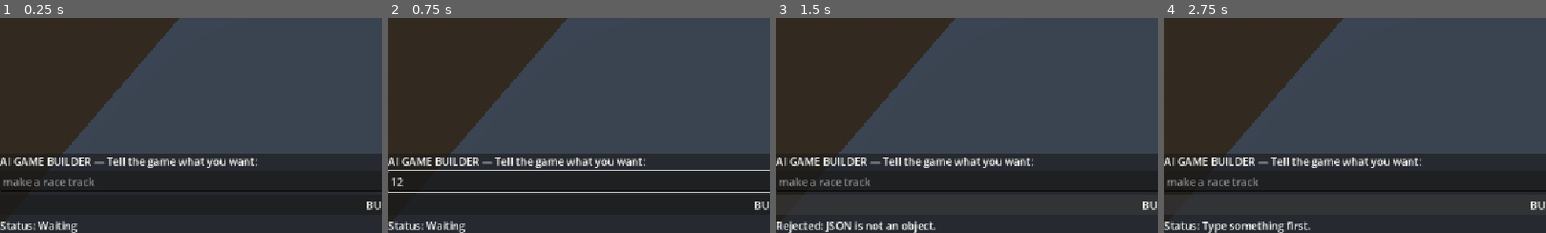
Above: before the commit, frames 1-4 (left to right).
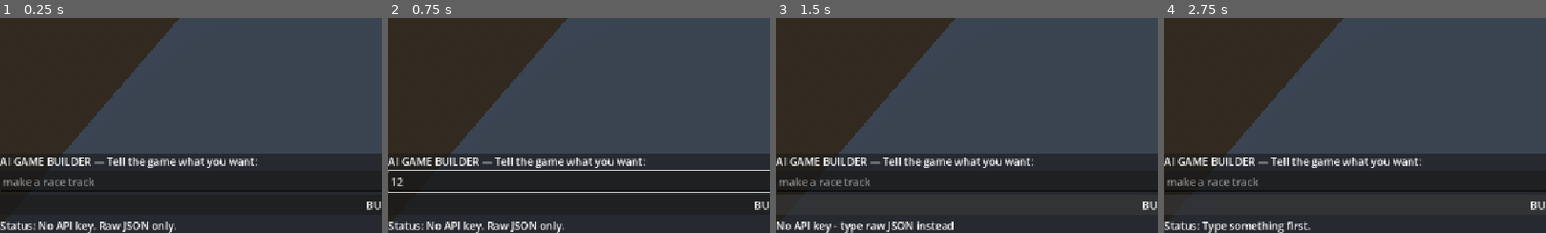
Above: after the commit, the same moments.

Repository: Stakeandwager/genesis
Game: Godot game, scene res://scenes/main.tscn
Two runs of this game, one before a commit and one after it. Both use one fixed random seed, a clock stepped at 60 frames per second and the inputs below.
Inputs (mouse positions are % of the whole screen's width and height, from its top left):
- Up to frame 1 (0.25 s): no input
- Up to frame 2 (0.75 s): click (50, 88) at 0.52 s; type "12" at 0.6 s
- Up to frame 3 (1.5 s): click "BUILD" at 1.25 s
- Up to frame 4 (2.75 s): click "BUILD" at 2 s
The pictures show only the part of the screen within x 0-50%, y 50-100%; the shares and areas given below are measured in that part.

The runs differ from the first frame. In frame 1, 0.9% of the frame differs, in the area x 10-46%, y 94-100%; in frame 2, 0.9%; in frame 3, 1.3%, in the area x 0-47%, y 94-100%; in frame 4, nothing differs.

Commit message:
Stage 9: AI interpreter connected - natural language to validated commands

Diff:
--- /dev/null
+++ b/scripts/ai_interpreter.gd
@@ -0,0 +1,142 @@
+extends Node
+class_name AIInterpreter
+
+# --- Prototype 001 - Stage 9: Natural language -> JSON command ---
+# The AI is an INTERPRETER. It never touches Godot directly.
+# Its only output is a string, which the CommandParser must still validate.
+
+signal interpretation_ready(json_text: String)
+signal interpretation_failed(reason: String)
+
+const KEY_PATH := "res://api_key.txt"
+const ENDPOINT := "https://generativelanguage.googleapis.com/v1beta/models/gemini-3.5-flash:generateContent"
+
+const SYSTEM_PROMPT := """You are the command interpreter for a Godot racing game.
+
+Your job is to convert the player's request into exactly one valid game command.
+
+You may ONLY use these commands:
+CREATE_TRACK - parameters: length (200-3000), corners (2-12), difficulty (easy/medium/hard/extreme)
+MODIFY_TRACK - parameters: corner (number, counting from 1), difficulty (easy/medium/hard/extreme)
+SPAWN_OPPONENTS - parameters: count (1-12)
+CLEAR_WORLD - parameters: none
+
+Return ONLY valid JSON. No explanations. No markdown fences. No code blocks.
+
+If the request cannot be met with these four commands, return:
+{"command": "UNSUPPORTED", "parameters": {"reason": "short explanation"}}
+
+Valid format:
+{"command": "COMMAND_NAME", "parameters": {}}
+
+Examples:
+"make me a race track" -> {"command": "CREATE_TRACK", "parameters": {}}
+"a long hard track with 10 corners" -> {"command": "CREATE_TRACK", "parameters": {"length": 2500, "corners": 10, "difficulty": "hard"}}
+"make the second corner really difficult" -> {"command": "MODIFY_TRACK", "parameters": {"corner": 2, "difficulty": "hard"}}
+"put three cars on the track" -> {"command": "SPAWN_OPPONENTS", "parameters": {"count": 3}}
+"start over" -> {"command": "CLEAR_WORLD", "parameters": {}}
+"""
+
+var http: HTTPRequest
+var api_key: String = ""
+var busy: bool = false
+
+
+func _ready() -> void:
+	http = HTTPRequest.new()
+	add_child(http)
+	http.request_completed.connect(_on_request_completed)
+	_load_key()
+
+
+func is_available() -> bool:
+	return api_key != ""
+
+
+func interpret(player_text: String) -> void:
+	if busy:
+		interpretation_failed.emit("Still thinking about the last request")
+		return
+
+	if api_key == "":
+		interpretation_failed.emit("No API key found in api_key.txt")
+		return
+
+	var body := {
+		"system_instruction": {
+			"parts": [{"text": SYSTEM_PROMPT}]
+		},
+		"contents": [{
+			"parts": [{"text": player_text}]
+		}],
+				"generationConfig": {
+			"temperature": 0.1,
+			"maxOutputTokens": 2000,
+			"responseMimeType": "application/json"
+		}
+	}
+
+	var headers := [
+		"Content-Type: application/json",
+		"x-goog-api-key: " + api_key,
+	]
+
+	busy = true
+	var error := http.request(ENDPOINT, headers, HTTPClient.METHOD_POST, JSON.stringify(body))
+
+	if error != OK:
+		busy = false
+		interpretation_failed.emit("Could not send request (error %d)" % error)
+
+
+# --- internal ---
+
+func _load_key() -> void:
+	if not FileAccess.file_exists(KEY_PATH):
+		push_warning("api_key.txt not found at " + KEY_PATH)
+		return
+
+	var file := FileAccess.open(KEY_PATH, FileAccess.READ)
+	if file == null:
+		push_warning("Could not open api_key.txt")
+		return
+
+	api_key = file.get_as_text().strip_edges()
+	file.close()
+
+
+func _on_request_completed(_result: int, response_code: int, _headers: PackedStringArray, body: PackedByteArray) -> void:
+	busy = false
+
+	var raw := body.get_string_from_utf8()
+
+	if response_code != 200:
+		interpretation_failed.emit("AI returned HTTP %d" % response_code)
+		print("AI error body: ", raw)
+		return
+
+	var json := JSON.new()
+	if json.parse(raw) != OK:
+		interpretation_failed.emit("AI response was not JSON")
+		return
+
+	var data = json.data
+
+	# Dig the text out of Gemini's response envelope.
+	if not data.has("candidates") or data["candidates"].is_empty():
+		interpretation_failed.emit("AI returned no candidates")
+		print("AI body: ", raw)
+		return
+
+	var parts = data["candidates"][0].get("content", {}).get("parts", [])
+	if parts.is_empty():
+		interpretation_failed.emit("AI returned empty content")
+		return
+
+	var text: String = str(parts[0].get("text", "")).strip_edges()
+
+	# Models sometimes wrap JSON in markdown fences despite instructions.
+	text = text.replace("```json", "").replace("```", "").strip_edges()
+
+	print("AI raw output: ", text)
+	interpretation_ready.emit(text)
--- a/scripts/main.gd
+++ b/scripts/main.gd
@@ -1,12 +1,13 @@
 extends Node3D
 
-# --- Prototype 001 - Stage 3: Command pipeline (still no AI) ---
+# --- Prototype 001 - Stage 9: Natural language -> AI -> validated command ---
 
 @onready var input_box: LineEdit = $UI/CommandPanel/VBoxContainer/InputBox
 @onready var build_button: Button = $UI/CommandPanel/VBoxContainer/BuildButton
 @onready var status_label: Label = $UI/CommandPanel/VBoxContainer/StatusLabel
 
 var controller: GameController
+var interpreter: AIInterpreter
 
 
 func _ready() -> void:
@@ -14,10 +15,21 @@
 	add_child(controller)
 	controller.log_message.connect(_on_controller_log)
 	controller.setup(self)
+
+	interpreter = AIInterpreter.new()
+	add_child(interpreter)
+	interpreter.interpretation_ready.connect(_on_interpretation_ready)
+	interpreter.interpretation_failed.connect(_on_interpretation_failed)
+
 	build_button.pressed.connect(_on_build_pressed)
 	input_box.text_submitted.connect(_on_text_submitted)
-	status_label.text = "Status: Waiting"
-	print("Main ready. Command pipeline active.")
+
+	if interpreter.is_available():
+		status_label.text = "Status: Ready. Tell me what you want."
+	else:
+		status_label.text = "Status: No API key. Raw JSON only."
+
+	print("Main ready. AI pipeline active.")
 
 
 func _on_build_pressed() -> void:
@@ -33,7 +45,6 @@
 	print("Controller: ", text)
 
 
-# For now the player types RAW JSON. The AI will supply this later.
 func _handle_request(raw_request: String) -> void:
 	var request := raw_request.strip_edges()
 
@@ -42,14 +53,37 @@
 		return
 
 	print("Player input: ", request)
+	input_box.text = ""
 
-	var parsed := CommandParser.parse(request)
+	# Raw JSON still works - useful for debugging without spending API calls.
+	if request.begins_with("{"):
+		_execute_json(request)
+		return
+
+	if not interpreter.is_available():
+		status_label.text = "No API key - type raw JSON instead"
+		return
+
+	status_label.text = "Thinking..."
+	interpreter.interpret(request)
+
+
+func _on_interpretation_ready(json_text: String) -> void:
+	_execute_json(json_text)
+
+
+func _on_interpretation_failed(reason: String) -> void:
+	status_label.text = "AI failed: " + reason
+	print("AI FAILED: ", reason)
+
+
+# Every command reaches the game through here - AI or hand-typed, no difference.
+func _execute_json(json_text: String) -> void:
+	var parsed := CommandParser.parse(json_text)
 
 	if not parsed["ok"]:
 		status_label.text = "Rejected: " + str(parsed["error"])
 		print("REJECTED: ", parsed["error"])
-		input_box.text = ""
 		return
 
 	controller.execute(parsed["command"], parsed["parameters"])
-	input_box.text = ""
Not shown, added: scripts/ai_interpreter.gd.uid
